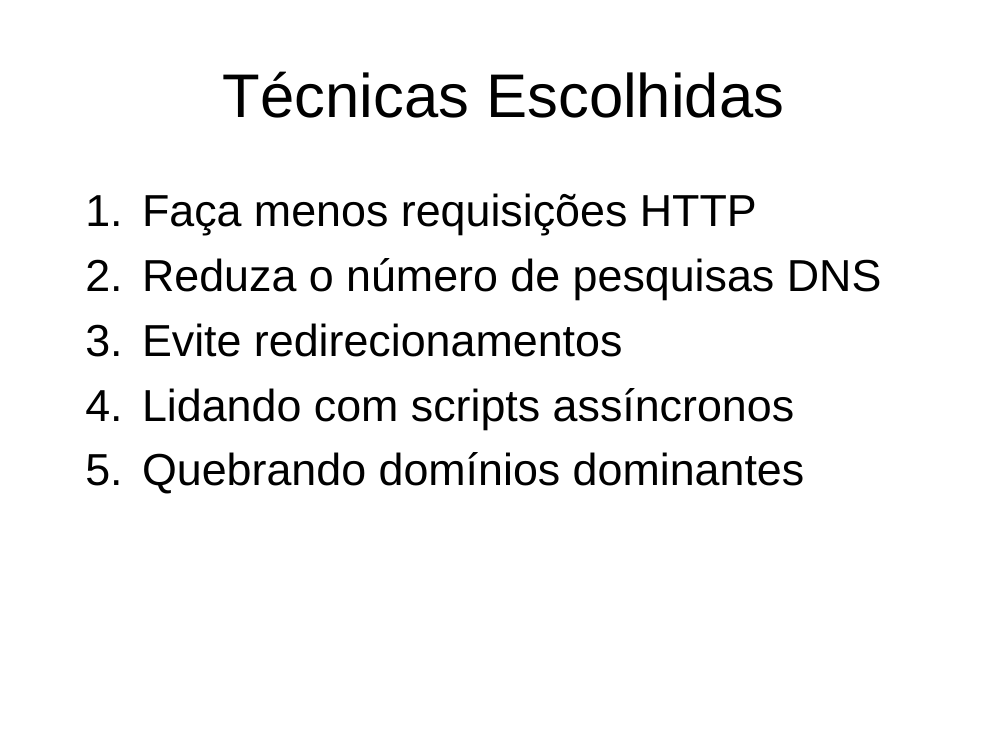
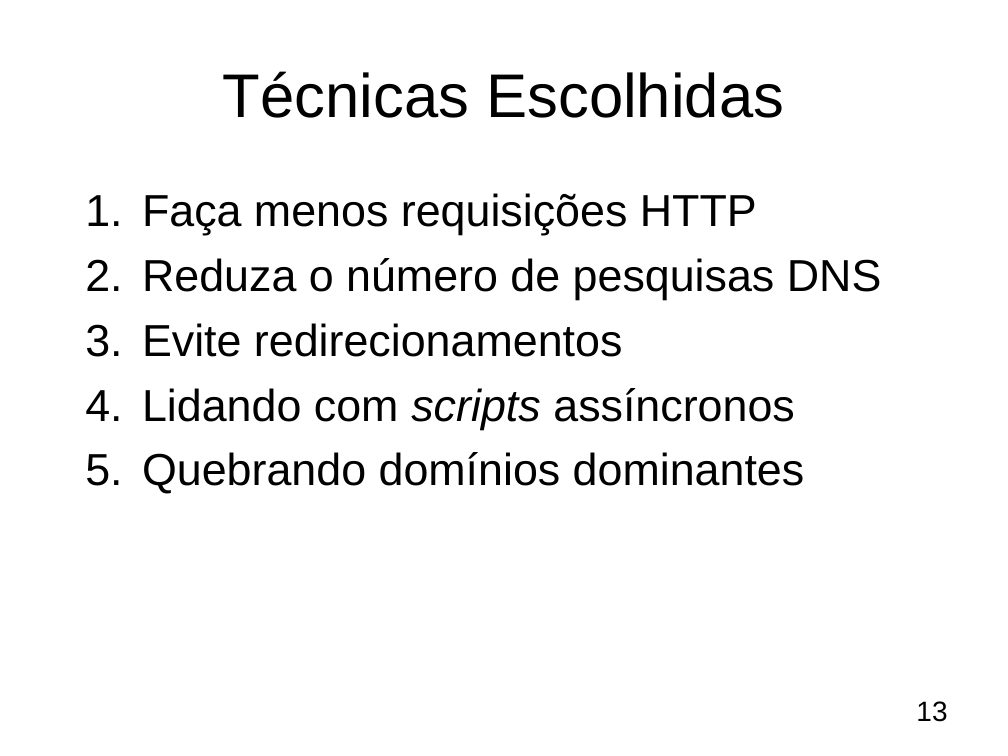
Before and after one commit to pcolenbr/TCC, a slide deck: slide 13 of Apresentação - TCC.ppt. Drawn at 1008x756 pixels with LibreOffice and Linux fonts; fonts in the diff are those of the drawing; background and template pictures are left out. Boxes give left, top, right and bottom in pixels: in the first picture for what was removed or moved away, otherwise in the second. Text is boxed around its words. In the diff, an @@ line names an element or a change of style, - is before the commit and + after.

```diff
--- a/Apresentação - TCC.ppt
+++ b/Apresentação - TCC.ppt
@@ text at (142,388,794,429): italic on in "scripts" @@
@@ page number added at (916,701,947,722), 20 pt, text #000000 @@
+13
```
Also in this commit, not shown: 32 other slides changed.
